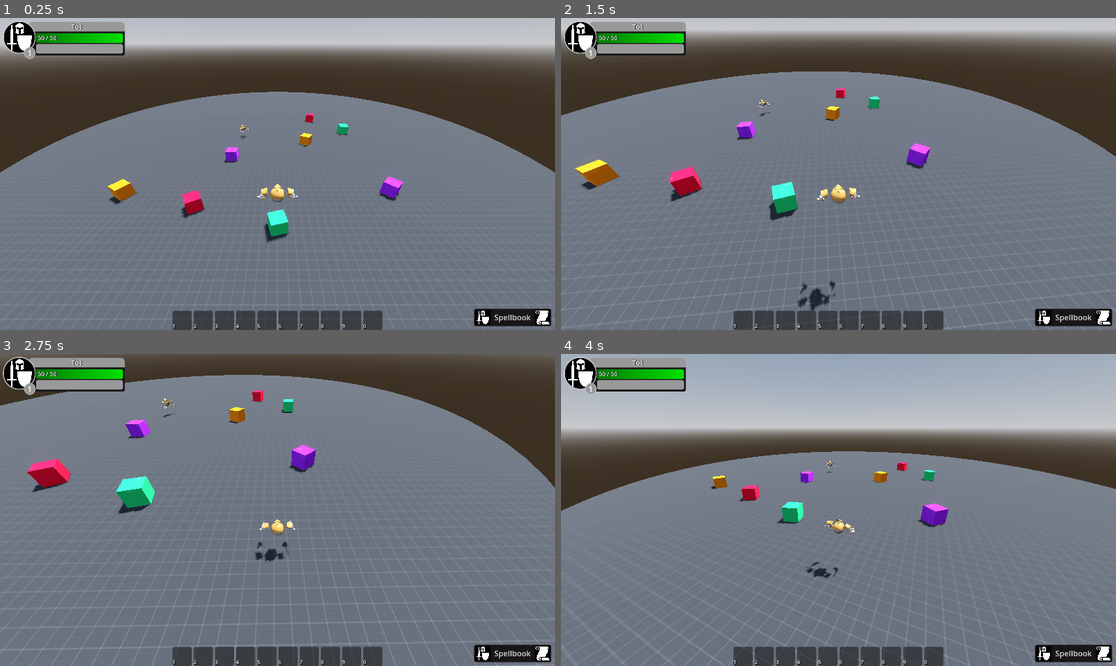
Above: before the commit, frames 1-4 (two rows, left to right).
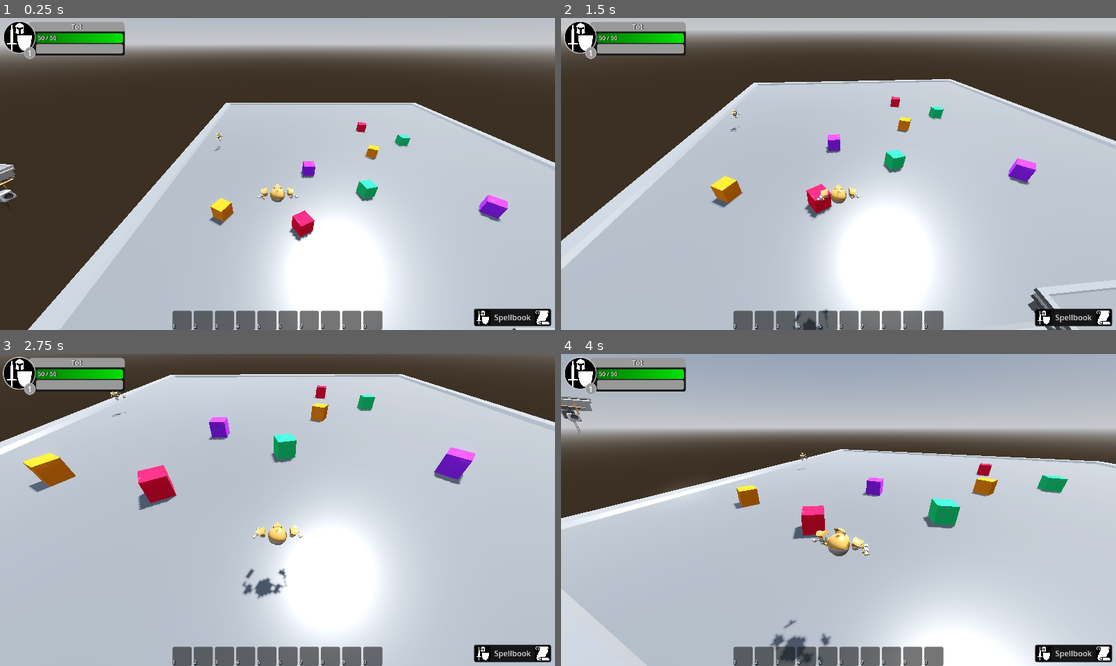
Above: after the commit, the same moments.

Repository: Utilityman/gmtk2024
Game: Godot game, scene res://coliseum.tscn
Two runs of this game, one before a commit and one after it. Both use one fixed random seed, a clock stepped at 60 frames per second and the inputs below.
Inputs (mouse positions are in pixels of both pictures, inside the frame that each line leads up to):
- Up to frame 1 (0.25 s): no input
- Up to frame 2 (1.5 s): move the mouse to (960, 158) at 0.52 s; press the mouse at (960, 158) at 0.53 s; hold D (MOVE_RIGHT) 0.53-1.25 s; tap Space (JUMP) at 0.77 s; release the mouse at (960, 158) at 1.25 s; drag from (727, 189) to (810, 236) at 1.27 s
- Up to frame 3 (2.75 s): move the mouse to (333, 441) at 2.02 s; hold D (MOVE_RIGHT) from 2.03 s (still down); hold Mouse wheel down (CAMERA_ZOOM_UP) from 2.03 s (still down)
- Up to frame 4 (4 s): release D (MOVE_RIGHT) at 2.75 s; release Mouse wheel down (CAMERA_ZOOM_UP) at 2.75 s; drag from (810, 572) to (672, 463) at 2.77 s; move the mouse to (1005, 556) at 3.52 s; press the mouse at (1005, 556) at 3.53 s; hold A (MOVE_LEFT) from 3.53 s (still down); tap Space (JUMP) at 3.77 s

The runs differ from the first frame. In frame 1, 67% of the frame differs, in the area x 0-100%, y 23-100%; in frame 2, 75%; in frame 3, 89%, in the area x 0-100%, y 6-100%; in frame 4, 64%.

Commit message:
Update coliseum.tscn

Diff:
--- a/coliseum.tscn
+++ b/coliseum.tscn
@@ -1,7 +1,6 @@
-[gd_scene load_steps=25 format=3 uid="uid://b3koyon3b1egm"]
+[gd_scene load_steps=29 format=3 uid="uid://b3koyon3b1egm"]
 
 [ext_resource type="Script" path="res://coliseum.gd" id="1_g1hoj"]
-[ext_resource type="Material" uid="uid://bx6qeabdhq2s" path="res://addons/kenney_prototype_tools/materials/dark/material_01.tres" id="1_viexb"]
 [ext_resource type="PackedScene" uid="uid://cust65hisogl1" path="res://local_player_entity.tscn" id="3_ffj6k"]
 [ext_resource type="Material" uid="uid://dxlnifhgft6h5" path="res://addons/kenney_prototype_tools/materials/green/material_01.tres" id="5_e3rw1"]
 [ext_resource type="PackedScene" uid="uid://bjs5x7fyns6gt" path="res://interface/player_user_interface.tscn" id="5_pk6h2"]
@@ -15,6 +14,9 @@
 [ext_resource type="PackedScene" uid="uid://sddqtriuefvq" path="res://entity/entity.tscn" id="10_gx550"]
 [ext_resource type="PackedScene" uid="uid://dpgwy82yhmsgj" path="res://game/camera/observing_camera.tscn" id="12_pbd5v"]
 [ext_resource type="Resource" uid="uid://3whvp8sd7e3m" path="res://implementation/ability/shots/basic_shot.tres" id="15_1pnm2"]
+[ext_resource type="PackedScene" uid="uid://bol24dvutt2eg" path="res://assets/pizza/poly/CyberpunkGameKit/Cyberpunk Platform-ctQ5CDmraQ.glb" id="16_k0i1g"]
+[ext_resource type="PackedScene" uid="uid://biaw6ewthr7gd" path="res://assets/pizza/poly/CyberpunkGameKit/Cyberpunk Platform-dHymLbsOMY.glb" id="17_6qcyd"]
+[ext_resource type="PackedScene" uid="uid://hqb4b7dnhbyi" path="res://assets/pizza/poly/CyberpunkGameKit/Cyberpunk Platform.glb" id="18_hsi7y"]
 
 [sub_resource type="ProceduralSkyMaterial" id="ProceduralSkyMaterial_pvj55"]
 sky_horizon_color = Color(0.64625, 0.65575, 0.67075, 1)
@@ -73,6 +75,12 @@
 base_stats = SubResource("Resource_pf66a")
 spellbook = SubResource("Resource_wtn21")
 
+[sub_resource type="BoxShape3D" id="BoxShape3D_mq4yo"]
+size = Vector3(3.82123, 0.460205, 3.92725)
+
+[sub_resource type="BoxShape3D" id="BoxShape3D_5joda"]
+size = Vector3(1.64453, 1, 2.10522)
+
 [node name="Coliseum" type="Node3D"]
 script = ExtResource("1_g1hoj")
 
@@ -83,26 +91,10 @@
 transform = Transform3D(-0.866023, -0.433016, 0.250001, 0, 0.499998, 0.866027, -0.500003, 0.749999, -0.43301, 0, 8, 0)
 shadow_enabled = true
 
-[node name="CSGCylinder3D" type="CSGCylinder3D" parent="."]
-material_override = ExtResource("1_viexb")
-use_collision = true
-radius = 25.0
-height = 0.1
-sides = 64
-
-[node name="Player" parent="." node_paths=PackedStringArray("camera") instance=ExtResource("3_ffj6k")]
-transform = Transform3D(1, 0, 0, 0, 1, 0, 0, 0, 1, 0, 4.48023, 16.358)
-data = SubResource("Resource_a6hsx")
-camera = NodePath("ObservableCamera")
-
-[node name="ObservableCamera" parent="Player" instance=ExtResource("12_pbd5v")]
-
-[node name="PlayerUI" parent="Player" instance=ExtResource("5_pk6h2")]
-
 [node name="Cubes" type="Node3D" parent="."]
 
 [node name="CSGBox3D" type="CSGBox3D" parent="Cubes"]
-transform = Transform3D(0.965926, 0, 0.258819, 0, 1, 0, -0.258819, 0, 0.965926, 0, 0.5, 13.5)
+transform = Transform3D(0.965926, 0, 0.258819, 0, 1, 0, -0.258819, 0, 0.965926, 0, 0.497672, 8.22213)
 material_override = ExtResource("5_e3rw1")
 use_collision = true
 
@@ -141,6 +133,37 @@
 material_override = ExtResource("8_wfw2x")
 use_collision = true
 
+[node name="Player" parent="." node_paths=PackedStringArray("camera") instance=ExtResource("3_ffj6k")]
+transform = Transform3D(1, 0, 0, 0, 1, 0, 0, 0, 1, -7.21046, 5.48023, 15.4178)
+data = SubResource("Resource_a6hsx")
+camera = NodePath("ObservableCamera")
+
+[node name="ObservableCamera" parent="Player" instance=ExtResource("12_pbd5v")]
+
+[node name="PlayerUI" parent="Player" instance=ExtResource("5_pk6h2")]
+
 [node name="Entity" parent="." instance=ExtResource("10_gx550")]
-transform = Transform3D(-0.5, 0, -0.866025, 0, 1, 0, 0.866025, 0, -0.5, -4, 0, 0)
+transform = Transform3D(-4.37114e-08, 0, -1, 0, 1, 0, 1, 0, -4.37114e-08, -14, 0, 0)
 data = SubResource("Resource_lcdf1")
+
+[node name="PrimaryPlatform" parent="." instance=ExtResource("16_k0i1g")]
+transform = Transform3D(10, 0, 0, 0, 10, 0, 0, 0, 10, -58.261, -0.24, -0.047)
+
+[node name="StaticBody3D" type="StaticBody3D" parent="PrimaryPlatform"]
+transform = Transform3D(1, 0, 0, 0, 1, 0, 0, 0, 1, 6.07125, 0, 0)
+
+[node name="CollisionShape3D" type="CollisionShape3D" parent="PrimaryPlatform/StaticBody3D"]
+transform = Transform3D(1, 0, 0, 0, 1, 0, 0, 0, 1, -0.0874557, -0.160701, -0.017334)
+shape = SubResource("BoxShape3D_mq4yo")
+
+[node name="SpawnPlatform" parent="." instance=ExtResource("17_6qcyd")]
+transform = Transform3D(1, 0, 0, 0, 1, 0, 0, 0, 1, -1, 5, 19.5069)
+
+[node name="StaticBody3D" type="StaticBody3D" parent="SpawnPlatform"]
+
+[node name="CollisionShape3D" type="CollisionShape3D" parent="SpawnPlatform/StaticBody3D"]
+transform = Transform3D(1, 0, 0, 0, 1, 0, 0, 0, 1, 0.322266, 0, -0.010376)
+shape = SubResource("BoxShape3D_5joda")
+
+[node name="SpectatorPlatform" parent="." instance=ExtResource("18_hsi7y")]
+transform = Transform3D(0.113515, 0, 0.993536, 0, 1, 0, -0.993536, 0, 0.113515, -19.0924, 5.84739, 15)
